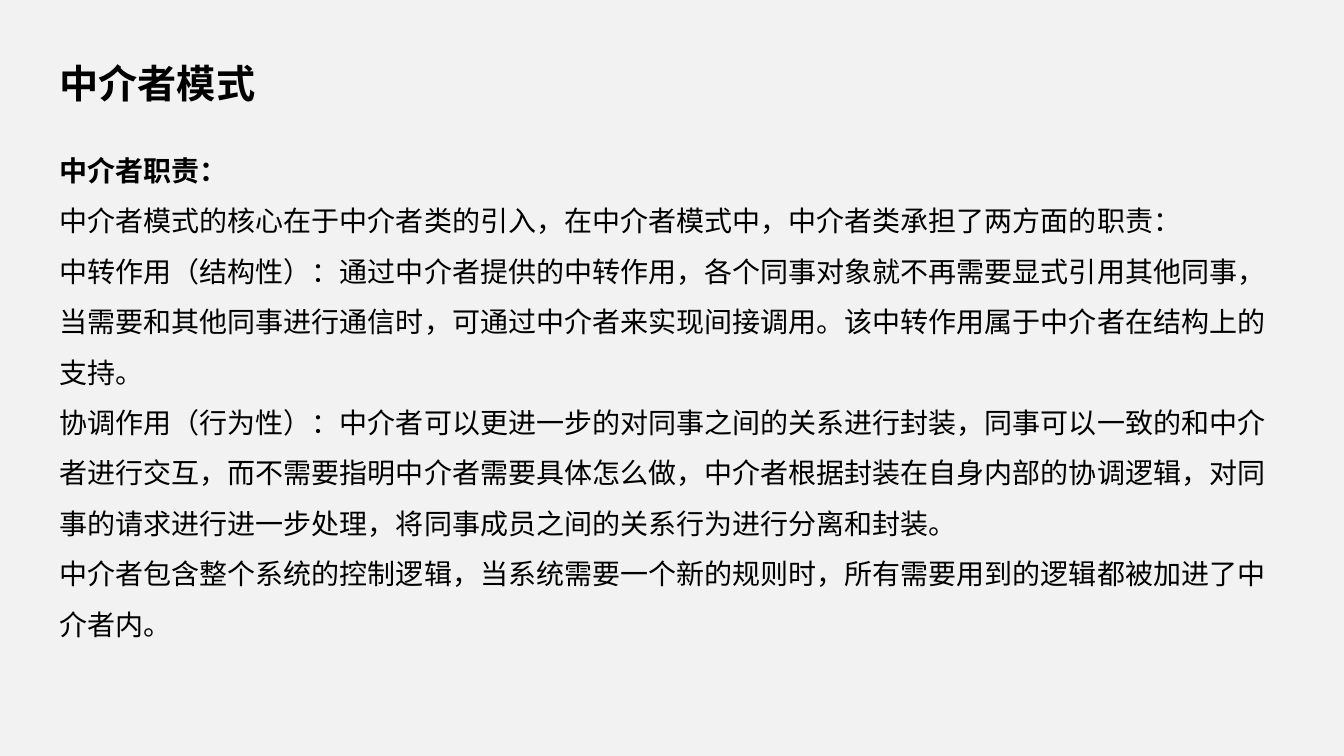
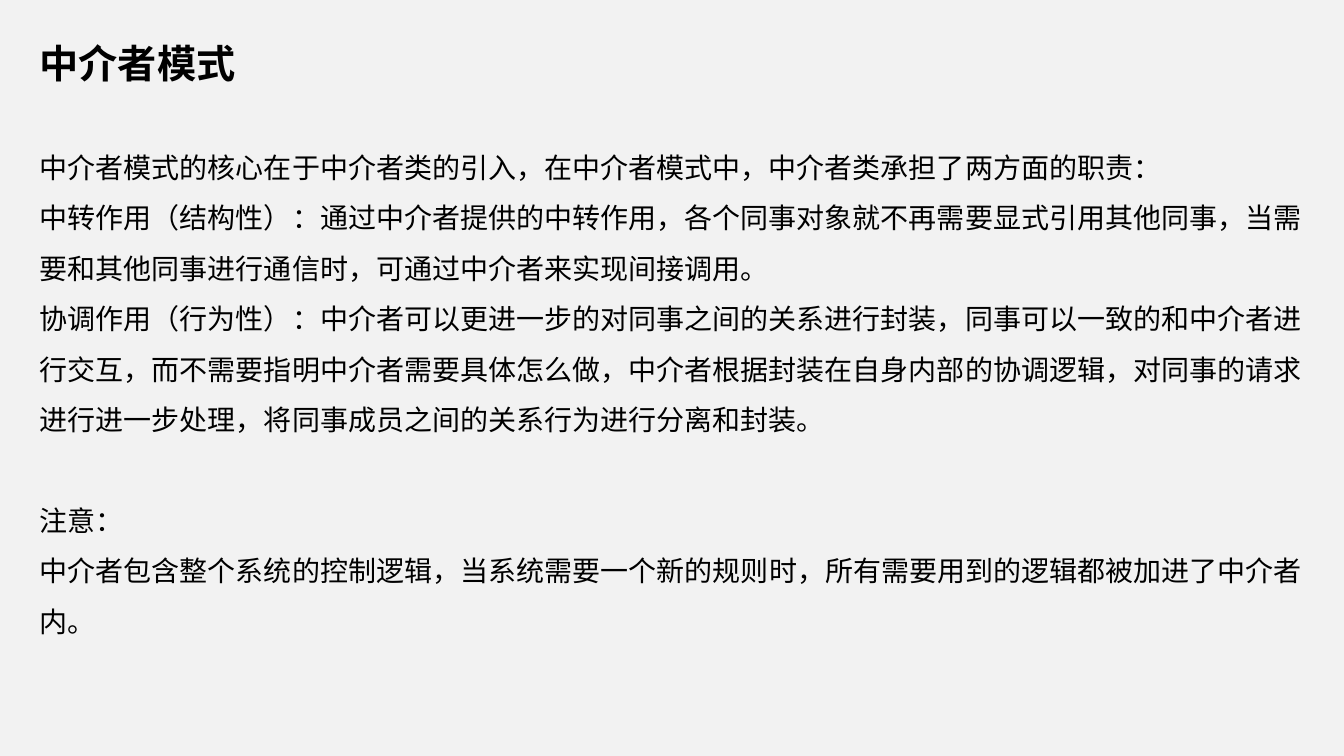
Before and after one commit to yangxueping1993/Java, a slide deck: slide 7 of 中介者模式和解释器模式.ppt. Drawn at 1344x756 pixels with LibreOffice and Linux fonts; fonts in the diff are those of the drawing. Boxes give left, top, right and bottom in pixels: in the first picture for what was removed or moved away, otherwise in the second. Text is boxed around its words. In the diff, an @@ line names an element or a change of style, - is before the commit and + after.

```diff
--- a/中介者模式和解释器模式.ppt
+++ b/中介者模式和解释器模式.ppt
@@ subtitle at [59, 157, 227, 184]: paragraph removed @@
-    中介者职责：
@@ subtitle at [40, 204, 1302, 282]: text changed @@
-    中转作用（结构性）：通过中介者提供的中转作用，各个同事对象就不再需要显式引用其他同事，当需要和其他同事进行通信时，可通过中介者来实现间接调用。该中转作用属于中介者在结构上的支持。
+    中转作用（结构性）：通过中介者提供的中转作用，各个同事对象就不再需要显式引用其他同事，当需要和其他同事进行通信时，可通过中介者来实现间接调用。
@@ subtitle at [40, 507, 124, 533]: paragraph added @@
+    注意：
```
Also in this commit, not shown: 8 other slides changed, 11 slides added, 5 slides removed, 6 other files.
